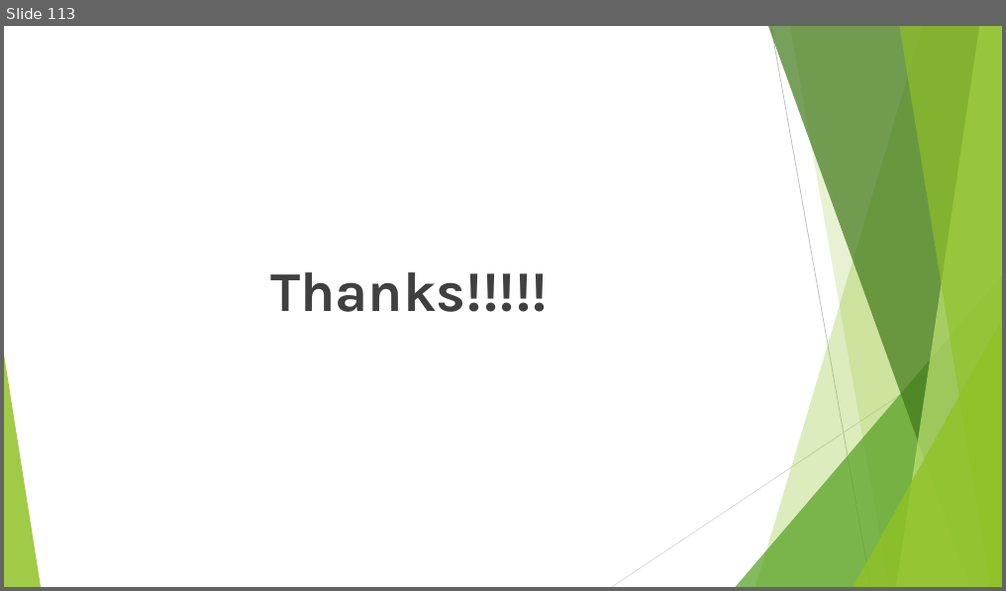
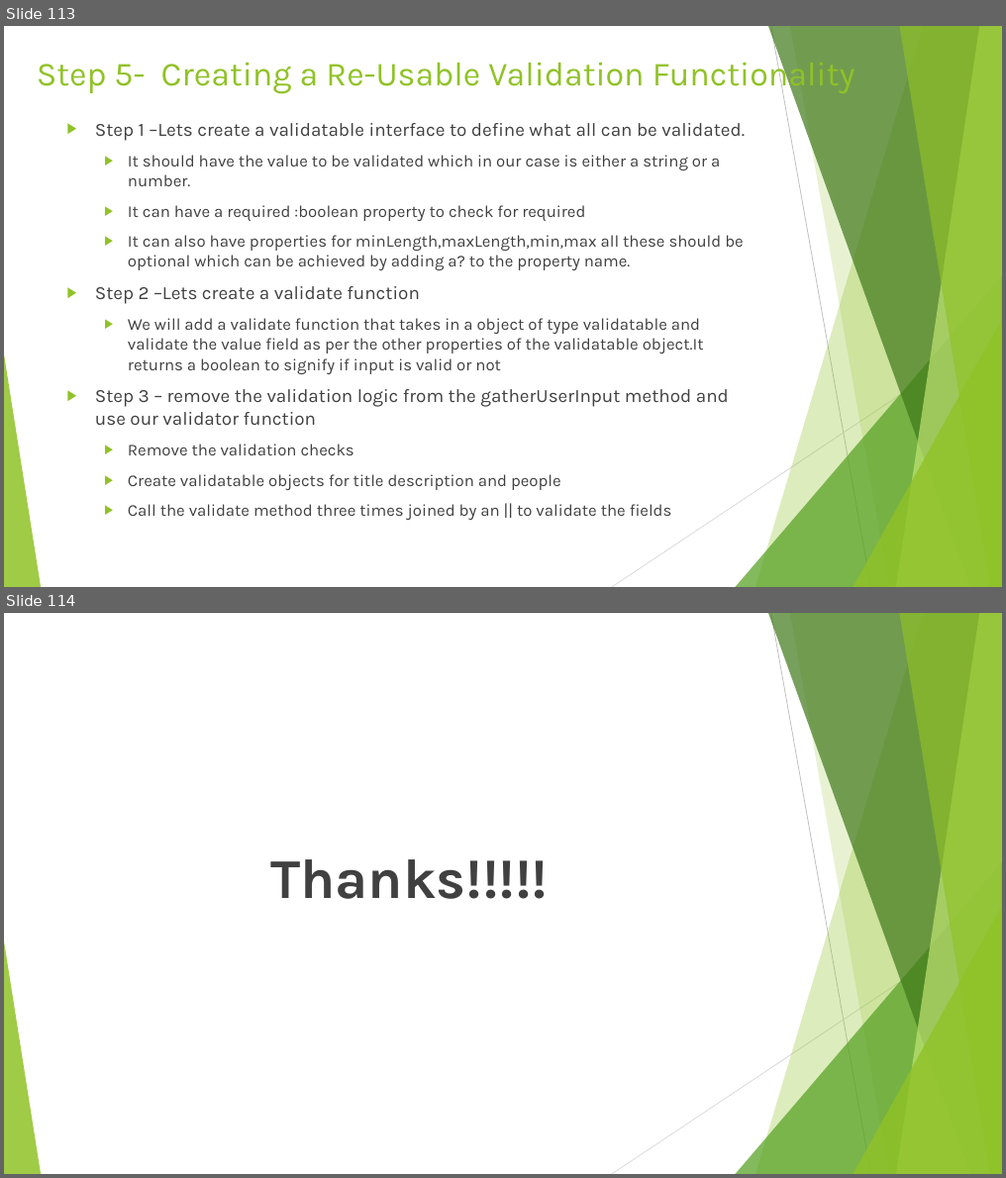
Before and after one commit to rudhrainfogain/TypeScript, a slide deck: PPT/TypeScriptv9.pptx. Shown one above the other, each under a label of ours: slide 113 before the commit, slides 113 and 114 after it. The pictures are 1006x591 and 1006x1178 pixels, drawn with LibreOffice and Linux fonts; fonts in the diff are those of the drawing. Boxes give left, top, right and bottom in pixels: in the first picture for what was removed or moved away, otherwise in the second. Text is boxed around its words. In the diff, an @@ line names an element or a change of style, - is before the commit and + after.

Commit message:
Step 5-  Creating a Re-Usable Validation Functionality

```diff
--- a/PPT/TypeScriptv9.pptx
+++ b/PPT/TypeScriptv9.pptx
@@ slide 113 added at (4,26,1002,587), background #FFFFFF; not listed: 10 template elements that a slide beside it also shows @@
@@ title added at (37,56,855,94), 32.4 pt, text #90C226 @@
+Step 5- Creating a Re-Usable Validation Functionality
@@ text added at (95,123,745,520), 16 pt, text #404040 @@
+▶ Step 1 –Lets create a validatable interface to define what all can be validated.
+  ▶ It should have the value to be validated which in our case is either a string or a number.
+  ▶ It can have a required :boolean property to check for required
+  ▶ It can also have properties for minLength,maxLength,min,max all these should be optional which can be achieved by adding a? to the property name.
+▶ Step 2 –Lets create a validate function
+  ▶ We will add a validate function that takes in a object of type validatable and validate the value field as per the other properties of the validatable object.It returns a boolean to signify if input is valid or not
+▶ Step 3 – remove the validation logic from the gatherUserInput method and use our validator function
+  ▶ Remove the validation checks
+  ▶ Create validatable objects for title description and people
+  ▶ Call the validate method three times joined by an || to validate the fields
@@ what was slide 113 is now slide 114 @@
```
Also in this commit, not shown: 2 other files.
